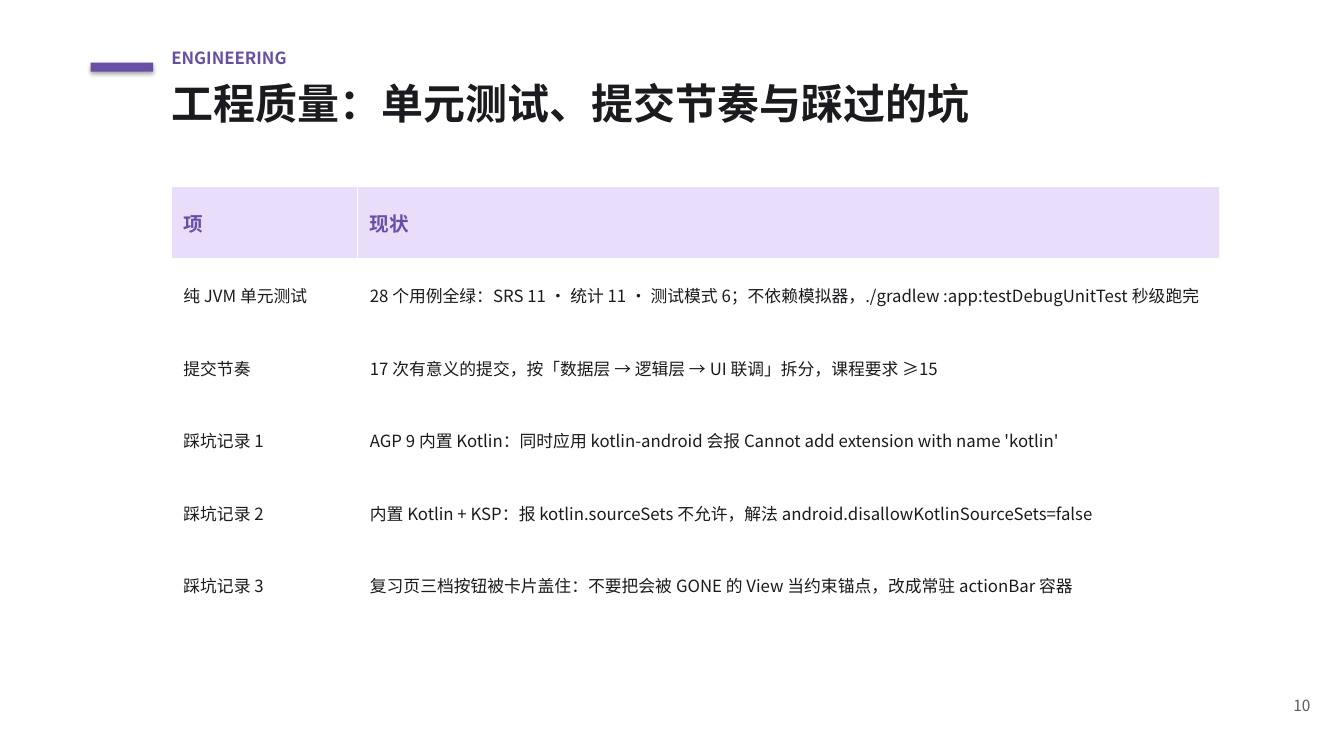
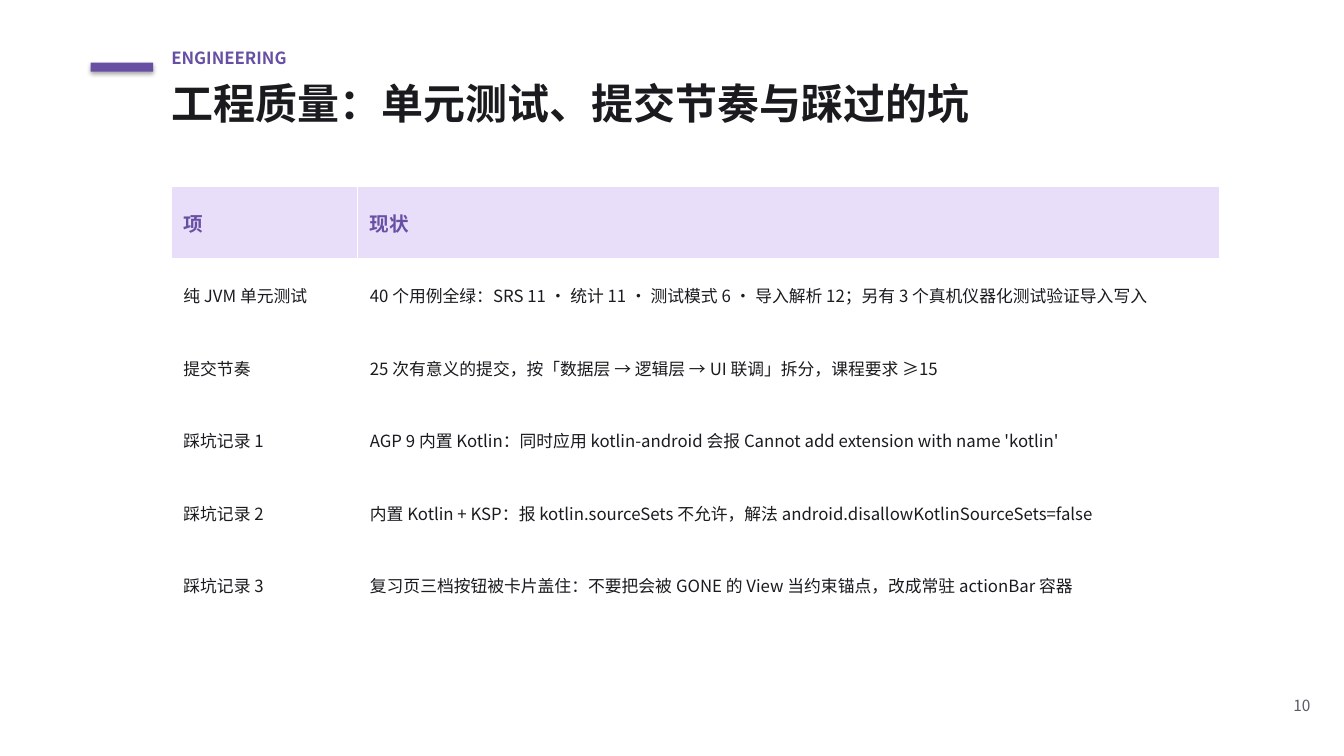
Before and after one commit to XuCong-0920/course-design, a slide deck: slide 10 of docs/演示PPT.pptx. Drawn at 1344x756 pixels with LibreOffice and Linux fonts; fonts in the diff are those of the drawing. Boxes give left, top, right and bottom in pixels: in the first picture for what was removed or moved away, otherwise in the second. Text is boxed around its words. In the diff, an @@ line names an element or a change of style, - is before the commit and + after.

Commit message:
docs: PPT 同步第 8 次课——F2 词库导入改为真实导入链路，工程数据更新到 40 单测/25 提交

```diff
--- a/docs/演示PPT.pptx
+++ b/docs/演示PPT.pptx
@@ table at (171, 187, 1220, 622) @@
-row 2, column 2: 28 个用例全绿：SRS 11 · 统计 11 · 测试模式 6；不依赖模拟器，./gradlew :app:testDebugUnitTest 秒级跑完
+row 2, column 2: 40 个用例全绿：SRS 11 · 统计 11 · 测试模式 6 · 导入解析 12；另有 3 个真机仪器化测试验证导入写入
-row 3, column 2: 17 次有意义的提交，按「数据层 → 逻辑层 → UI 联调」拆分，课程要求 ≥15
+row 3, column 2: 25 次有意义的提交，按「数据层 → 逻辑层 → UI 联调」拆分，课程要求 ≥15
```
Also in this commit, not shown: 2 other slides changed.
